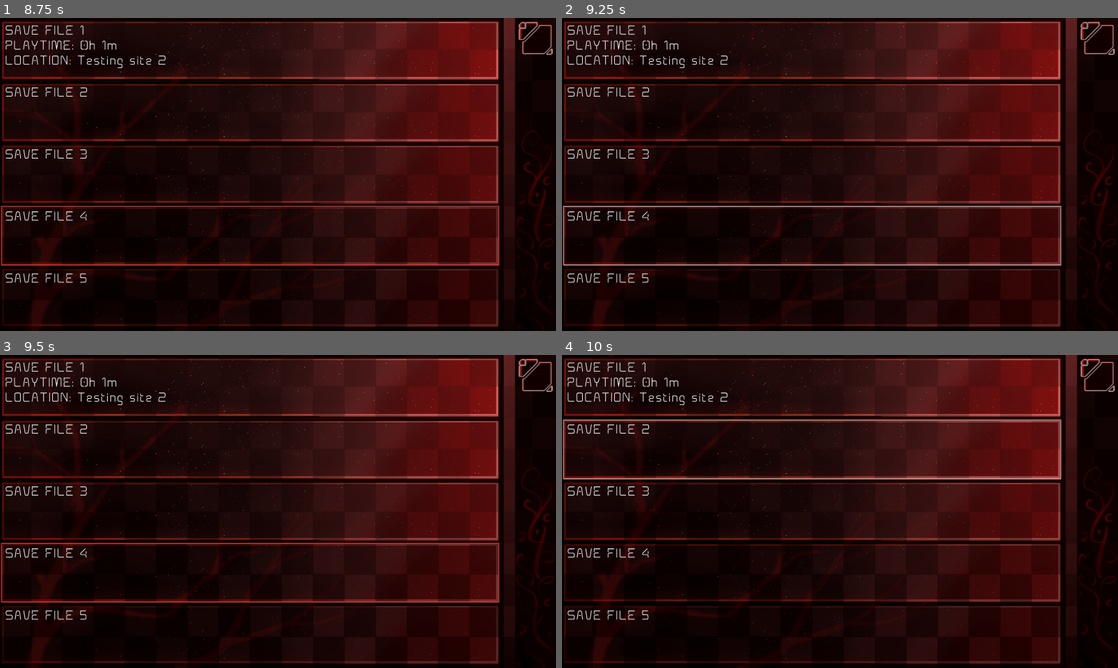
Above: before the commit, frames 1-4 (two rows, left to right).
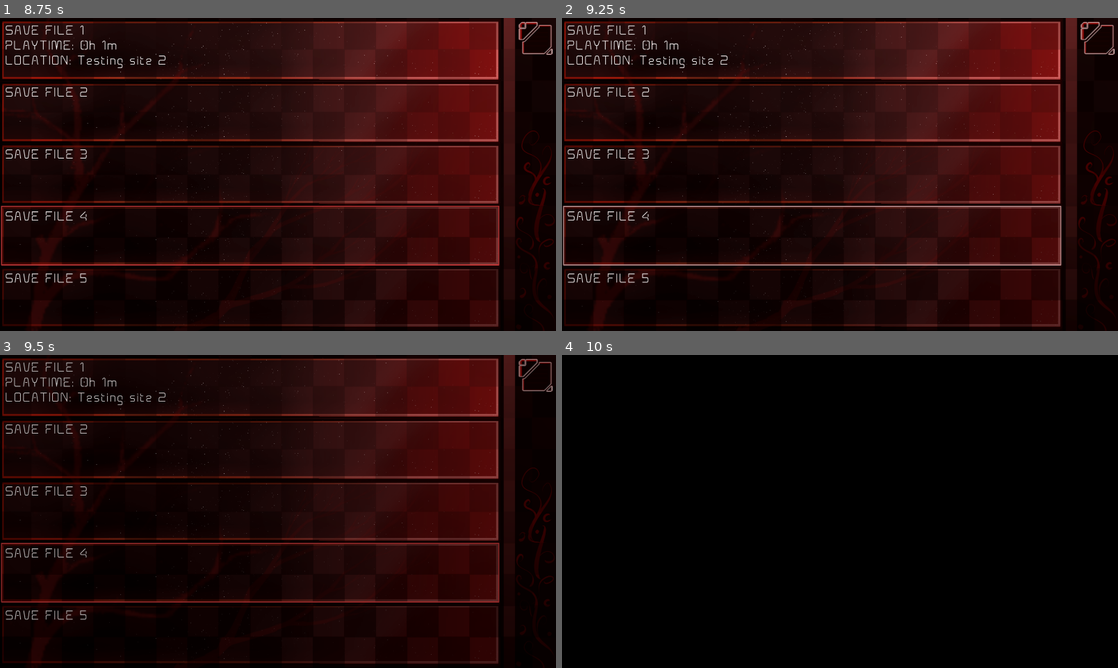
Above: after the commit, the same moments.

Repository: TomkoSK/Layers
Game: Godot game, scene res://BlackScene.tscn
Same seed, same stepped clock (60 frames per second), same inputs: the game is played once before the commit and once after it. Video files are missing from this copy of the repository; at most half a second of black plays in their place. Sound files missing from this copy of the repository are replaced by a short silence.
Inputs (mouse positions are in pixels of both pictures, inside the frame that each line leads up to):
- Up to frame 1 (8.75 s): click (489, 136) at 0.5 s; click (489, 136) at 1.25 s; click (494, 177) at 2 s; click (494, 177) at 2.75 s; click (300, 174) at 3.5 s; click (533, 39) at 4.25 s; click (300, 174) at 5 s; tap Enter (ui_accept) at 5.75, 6.02, 6.77, 8, 8.27 s; move the mouse to (400, 158) at 5.77 s; hold Right (ui_right) 5.78-6.53 s; click (400, 158) at 5.92 s; move the mouse to (166, 190) at 6.52 s; hold Down (ui_down) 6.53-7.28 s; move the mouse to (333, 105) at 7.27 s; hold Right (ui_right) 7.28-8.03 s; move the mouse to (250, 237) at 8.02 s; hold Up (ui_up) from 8.03 s (still down); click (250, 237) at 8.17 s
- Up to frame 2 (9.25 s): tap Enter (ui_accept) at 8.75, 9.02 s; move the mouse to (1006, 221) at 8.77 s; release Up (ui_up) at 8.78 s; hold Left (ui_left) from 8.78 s (still down)
- Up to frame 3 (9.5 s): keep holding Left (ui_left); tap Escape (ui_cancel) at 9.4 s
- Up to frame 4 (10 s): keep holding Left (ui_left); move the mouse to (673, 464) at 9.52 s; tap Enter (ui_accept) at 9.77 s

Frames 1-2 are identical in both runs. In frame 3, 3.4% of the frame differs, in the area x 0-100%, y 1-85%; in frame 4, 63%, in the area x 0-100%, y 0-100%.

Commit message:
Save Slots scene can be exited with esc now

Diff:
--- a/Scripts/SaveSlots.gd
+++ b/Scripts/SaveSlots.gd
@@ -111,6 +111,8 @@
 		borderLocation.y = clamp(borderLocation.y, 112, 112+213*4)
 	if(event.is_action_pressed("ui_accept")):
 		on_slot_clicked((borderLocation.y-112)/213+1)#Clicks the slot that the border is currently on
+	if(event.is_action_pressed("ui_cancel")):
+		$MenuButton.emit_signal("pressed")
 
 func _process(delta):
 	var speed = 12*delta*$Border.position.distance_to(borderLocation)
